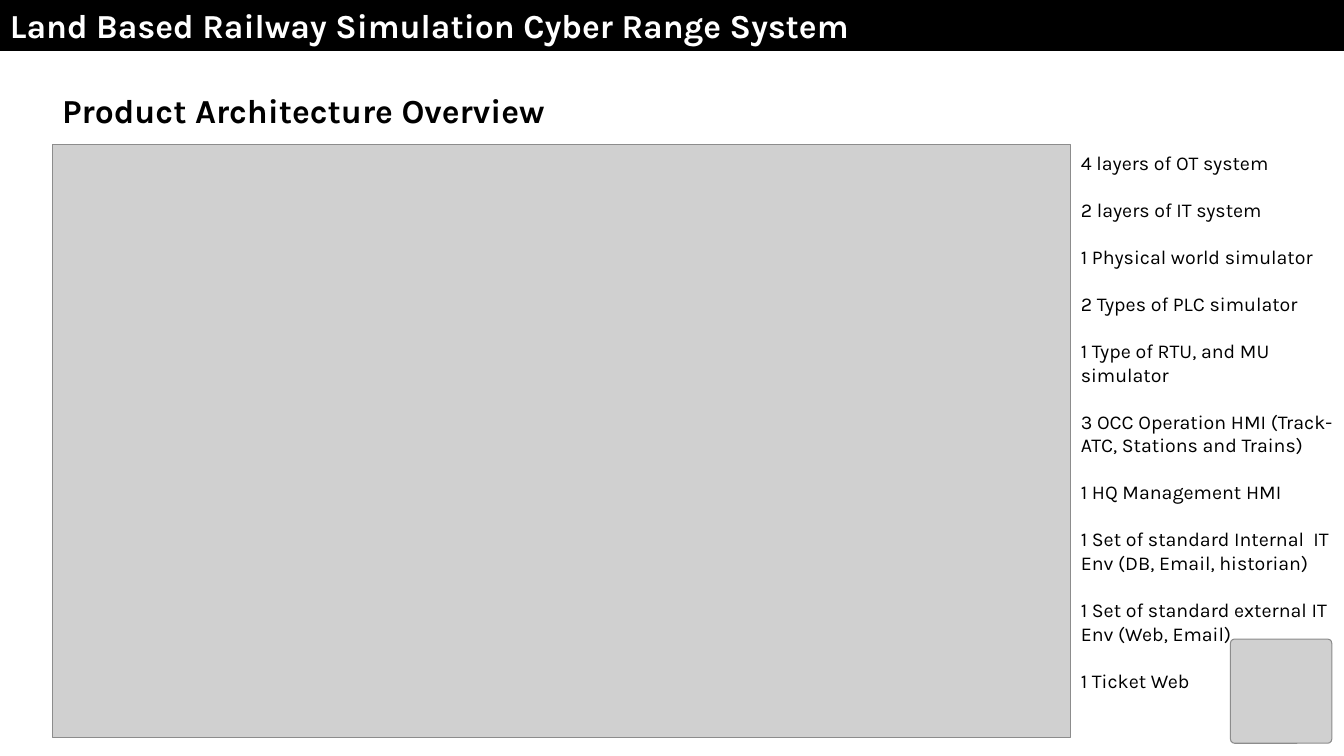
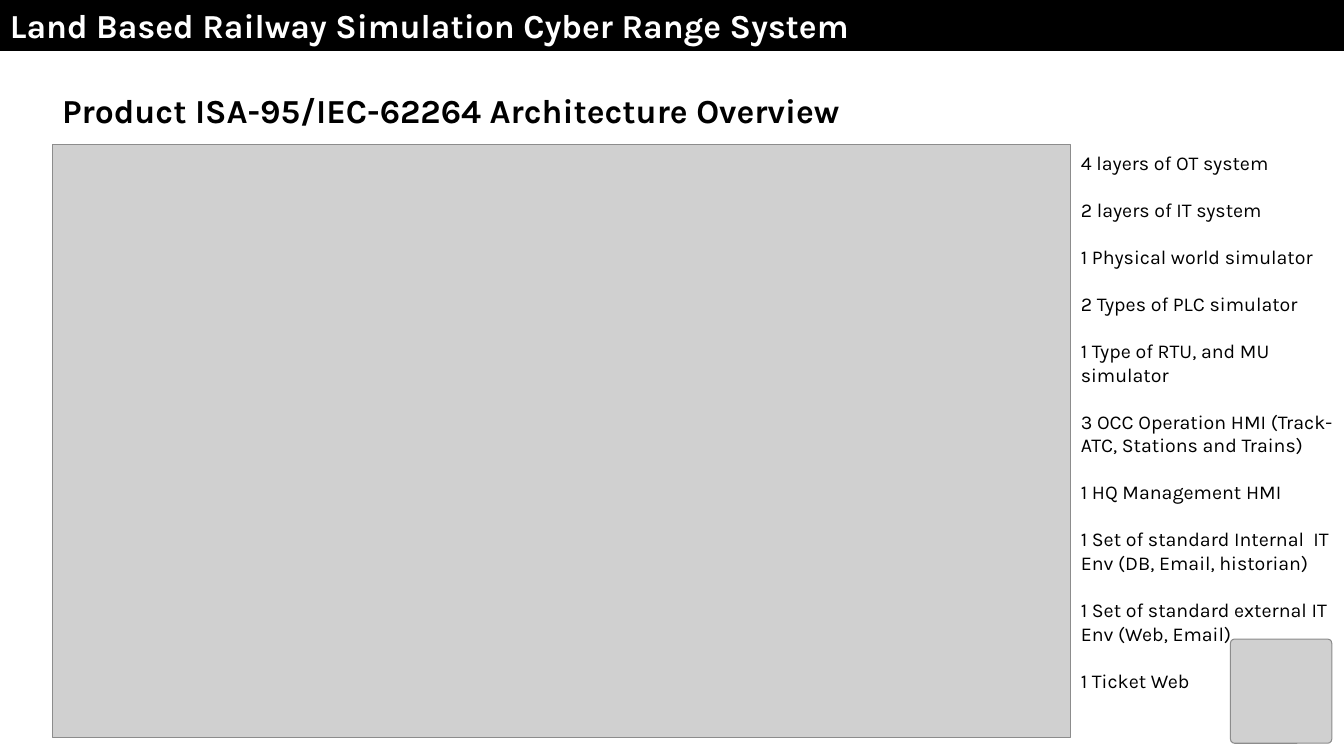
Before and after one commit to LiuYuancheng/Land_Based_Railway_Simulation_Cyber_Range_Document, a slide deck: slide 3 of 1_Introduction_Doc/2_Product_Introduction_v02.pptx. Drawn at 1344x756 pixels with LibreOffice and Linux fonts; fonts in the diff are those of the drawing; grey boxes stand for pictures. Boxes give left, top, right and bottom in pixels: in the first picture for what was removed or moved away, otherwise in the second. Text is boxed around its words. In the diff, an @@ line names an element or a change of style, - is before the commit and + after.

Commit message:
update the slides.

```diff
--- a/1_Introduction_Doc/2_Product_Introduction_v02.pptx
+++ b/1_Introduction_Doc/2_Product_Introduction_v02.pptx
@@ text at box(62, 98, 839, 126): text changed @@
-Product Architecture Overview
+Product ISA-95/IEC-62264 Architecture Overview
```
